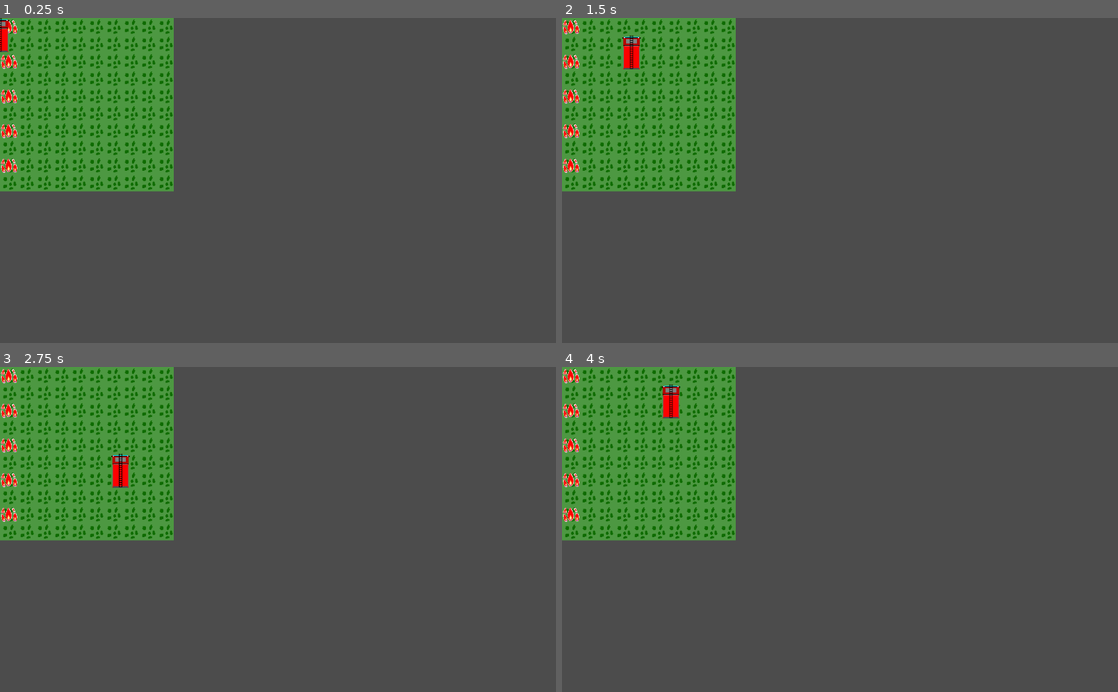
Above: before the commit, frames 1-4 (two rows, left to right).
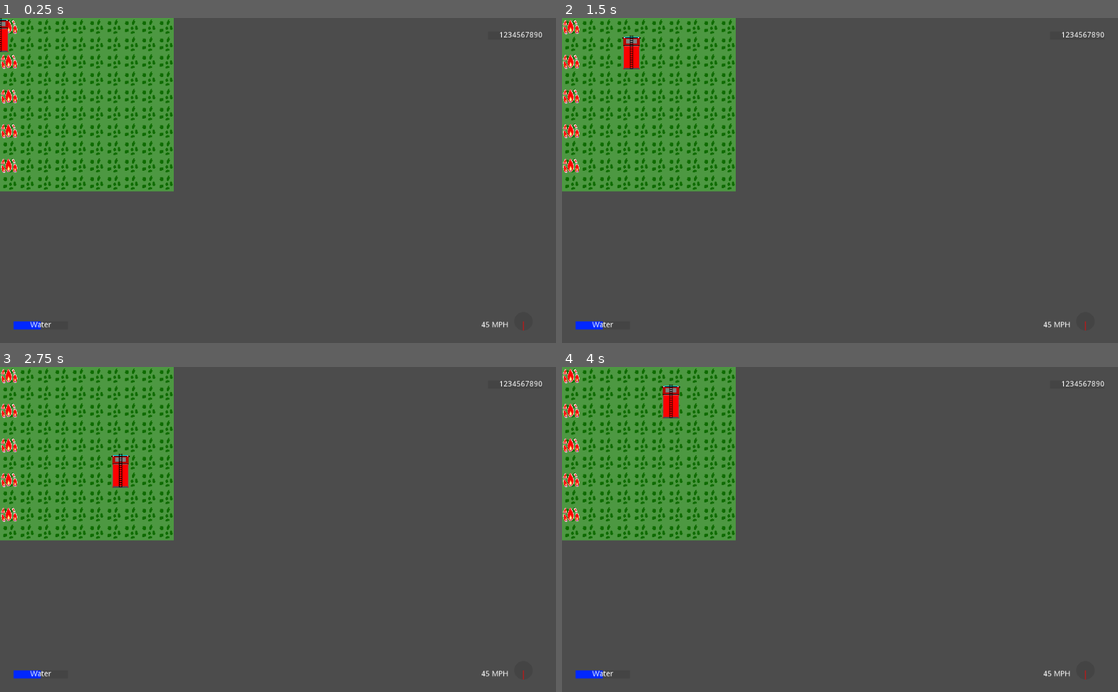
Above: after the commit, the same moments.

Repository: ConsoleCowboysInCyberspace/inferno
Game: Godot game, scene res://main_level.tscn
Two runs of this game, one before a commit and one after it. Both use one fixed random seed, a clock stepped at 60 frames per second and the inputs below.
Inputs:
- Up to frame 1 (0.25 s): no input
- Up to frame 2 (1.5 s): tap Enter at 0.5 s; hold D (truck_right) 0.53-1.28 s; hold S (truck_down) from 1.28 s (still down)
- Up to frame 3 (2.75 s): release S (truck_down) at 2.03 s; hold D (truck_right) from 2.03 s (still down)
- Up to frame 4 (4 s): release D (truck_right) at 2.78 s; hold W (truck_up) 2.78-3.53 s; hold A (truck_left) from 3.53 s (still down)

The runs differ from the first frame. In frame 1, 0.3% of the frame differs, in the area x 2-98%, y 4-97%; in frame 2, 0.3%; in frame 3, 0.3%; in frame 4, 0.3%.

Commit message:
Mock up UI

Diff:
--- a/Scenes/Fire Truck.tscn
+++ b/Scenes/Fire Truck.tscn
@@ -3,12 +3,9 @@
 [ext_resource path="res://scripts/TruckScript.gd" type="Script" id=1]
 [ext_resource path="res://assets/truckUp.png" type="Texture" id=2]
 
-
 [node name="Fire Truck" type="Node2D"]
 position = Vector2( 300, 191.941 )
 script = ExtResource( 1 )
-squareSize = 50.0
-speed = 2
 
 [node name="Sprite" type="Sprite" parent="."]
 texture = ExtResource( 2 )
--- /dev/null
+++ b/Scenes/GUI.tscn
@@ -0,0 +1,124 @@
+[gd_scene load_steps=5 format=2]
+
+[ext_resource path="res://scripts/anemometer.gd" type="Script" id=1]
+
+[sub_resource type="StyleBoxFlat" id=3]
+bg_color = Color( 0.6, 0.6, 0.6, 0 )
+
+[sub_resource type="StyleBoxFlat" id=1]
+bg_color = Color( 0, 0.156863, 1, 1 )
+
+[sub_resource type="StyleBoxFlat" id=2]
+bg_color = Color( 0.270588, 0.270588, 0.270588, 1 )
+
+[node name="GUI" type="CanvasLayer"]
+
+[node name="MarginContainer" type="MarginContainer" parent="."]
+anchor_right = 1.0
+anchor_bottom = 1.0
+custom_constants/margin_right = 25
+custom_constants/margin_top = 25
+custom_constants/margin_left = 25
+custom_constants/margin_bottom = 5
+__meta__ = {
+"_edit_use_anchors_": false
+}
+
+[node name="VBoxContainer" type="VBoxContainer" parent="MarginContainer"]
+margin_left = 25.0
+margin_top = 25.0
+margin_right = 999.0
+margin_bottom = 595.0
+
+[node name="HBoxContainer2" type="HBoxContainer" parent="MarginContainer/VBoxContainer"]
+margin_right = 974.0
+margin_bottom = 15.0
+
+[node name="VSeparator" type="VSeparator" parent="MarginContainer/VBoxContainer/HBoxContainer2"]
+margin_right = 870.0
+margin_bottom = 15.0
+size_flags_horizontal = 3
+custom_styles/separator = SubResource( 3 )
+
+[node name="ColorRect" type="ColorRect" parent="MarginContainer/VBoxContainer/HBoxContainer2"]
+margin_left = 874.0
+margin_right = 974.0
+margin_bottom = 15.0
+rect_min_size = Vector2( 100, 15 )
+color = Color( 0.270588, 0.270588, 0.270588, 1 )
+
+[node name="RichTextLabel" type="RichTextLabel" parent="MarginContainer/VBoxContainer/HBoxContainer2/ColorRect"]
+anchor_right = 1.0
+anchor_bottom = 1.0
+bbcode_enabled = true
+bbcode_text = "[right]1234567890[/right]"
+text = "1234567890"
+__meta__ = {
+"_edit_use_anchors_": false
+}
+
+[node name="HSeparator" type="HSeparator" parent="MarginContainer/VBoxContainer"]
+margin_top = 19.0
+margin_right = 974.0
+margin_bottom = 531.0
+size_flags_vertical = 3
+custom_styles/separator = SubResource( 3 )
+
+[node name="HBoxContainer" type="HBoxContainer" parent="MarginContainer/VBoxContainer"]
+margin_top = 535.0
+margin_right = 974.0
+margin_bottom = 570.0
+
+[node name="WaterBar" type="ProgressBar" parent="MarginContainer/VBoxContainer/HBoxContainer"]
+margin_right = 100.0
+margin_bottom = 15.0
+rect_min_size = Vector2( 100, 15 )
+size_flags_horizontal = 0
+custom_styles/fg = SubResource( 1 )
+custom_styles/bg = SubResource( 2 )
+value = 50.0
+percent_visible = false
+
+[node name="RichTextLabel" type="RichTextLabel" parent="MarginContainer/VBoxContainer/HBoxContainer/WaterBar"]
+anchor_right = 1.0
+anchor_bottom = 1.0
+size_flags_horizontal = 3
+size_flags_vertical = 4
+bbcode_enabled = true
+bbcode_text = "[center]Water[/center]"
+text = "Water"
+__meta__ = {
+"_edit_use_anchors_": false
+}
+
+[node name="VSeparator" type="VSeparator" parent="MarginContainer/VBoxContainer/HBoxContainer"]
+margin_left = 104.0
+margin_right = 857.0
+margin_bottom = 35.0
+size_flags_horizontal = 3
+custom_styles/separator = SubResource( 3 )
+
+[node name="RichTextLabel" type="RichTextLabel" parent="MarginContainer/VBoxContainer/HBoxContainer"]
+margin_left = 861.0
+margin_right = 921.0
+margin_bottom = 35.0
+rect_min_size = Vector2( 60, 15 )
+bbcode_text = "45 MPH"
+text = "999 MPH"
+__meta__ = {
+"_edit_use_anchors_": false
+}
+
+[node name="VSeparator2" type="VSeparator" parent="MarginContainer/VBoxContainer/HBoxContainer"]
+margin_left = 925.0
+margin_right = 935.0
+margin_bottom = 35.0
+rect_min_size = Vector2( 10, 0 )
+custom_styles/separator = SubResource( 3 )
+
+[node name="Control" type="Control" parent="MarginContainer/VBoxContainer/HBoxContainer"]
+margin_left = 939.0
+margin_right = 974.0
+margin_bottom = 35.0
+rect_min_size = Vector2( 35, 35 )
+script = ExtResource( 1 )
--- a/main_level.tscn
+++ b/main_level.tscn
@@ -1,9 +1,10 @@
-[gd_scene load_steps=6 format=2]
+[gd_scene load_steps=7 format=2]
 
 [ext_resource path="res://scripts/main_level.gd" type="Script" id=1]
 [ext_resource path="res://assets/worldTiles.tres" type="TileSet" id=2]
 [ext_resource path="res://Scenes/Fire Truck.tscn" type="PackedScene" id=3]
 [ext_resource path="res://assets/fire.png" type="Texture" id=4]
+[ext_resource path="res://Scenes/GUI.tscn" type="PackedScene" id=5]
 
 [sub_resource type="TileSet" id=1]
 0/name = "fire"
@@ -24,6 +25,8 @@
 [node name="controller" type="Node2D"]
 script = ExtResource( 1 )
 
+[node name="GUI" parent="." instance=ExtResource( 5 )]
+
 [node name="worldMap" type="TileMap" parent="."]
 tile_set = ExtResource( 2 )
 cell_size = Vector2( 32, 32 )
@@ -38,4 +41,3 @@
 
 [node name="Fire Truck" parent="." instance=ExtResource( 3 )]
 position = Vector2( 28.1633, 48.4717 )
-squareSize = 0
--- /dev/null
+++ b/scripts/anemometer.gd
@@ -0,0 +1,23 @@
+extends Control
+
+const diameter = 35
+export var windAngle = 0 setget _set_angle
+export var windSpeed = 0 setget _set_speed # MPH?
+
+
+# Called when the node enters the scene tree for the first time.
+func _ready():
+	pass # Replace with function body.
+
+func _draw():
+	var radAng = deg2rad(windAngle)
+	var lineEnd = diameter / 2 * Vector2(sin(radAng), cos(radAng))
+
+	draw_circle(Vector2(0, 0), diameter / 2, Color(0x454545FF))
+	draw_line(Vector2(0, 0), lineEnd, Color(1, 0, 0), 1, true)
+
+func _set_angle(value):
+	update()
+
+func _set_speed(value):
+	pass #TODO: dispatch to label child
--- a/scripts/main_level.gd
+++ b/scripts/main_level.gd
@@ -13,7 +13,7 @@
 		return -1
 	else:
 		return 1
-		return tiles[pos.y][pos.x].movementCost
+		#return tiles[pos.y][pos.x].movementCost
 
 func tileInbounds(tilePos):
 	return worldMap.get_cellv(tilePos) != -1
@@ -24,7 +24,7 @@
 func worldToTile(worldPos):
 	return worldMap.world_to_map(worldPos)
 
-# Returns an internal tile object matching the tile in gridMap at the given position
+# Constructs a new internal tile object matching the tile in gridMap at the given position
 func getInternalTile(tileMap, pos, nameMap):
 	var id = tileMap.get_cellv(pos)
 	assert(id != 0, "someone should really make sure that the map has no holes in it")
